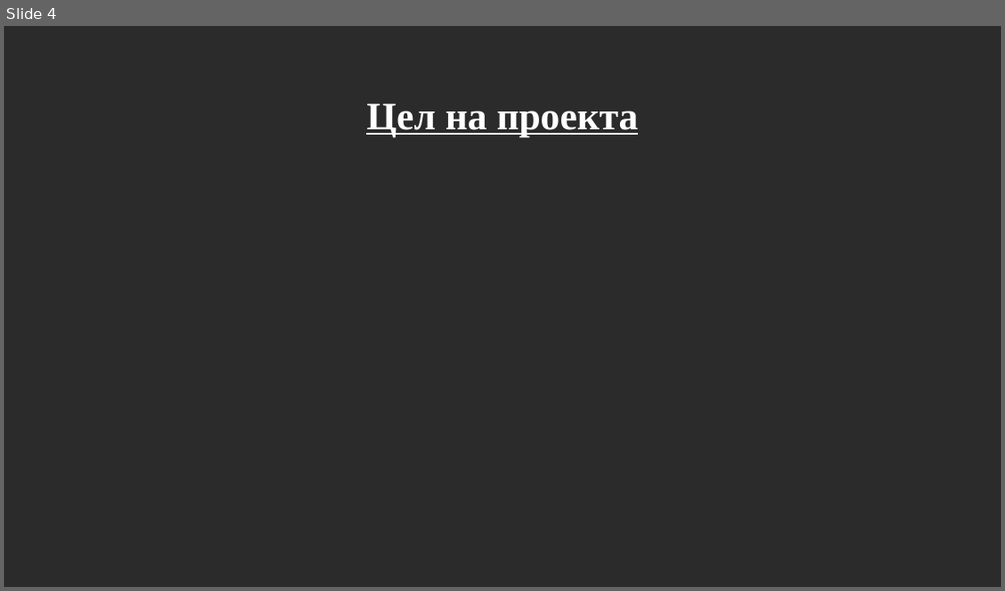
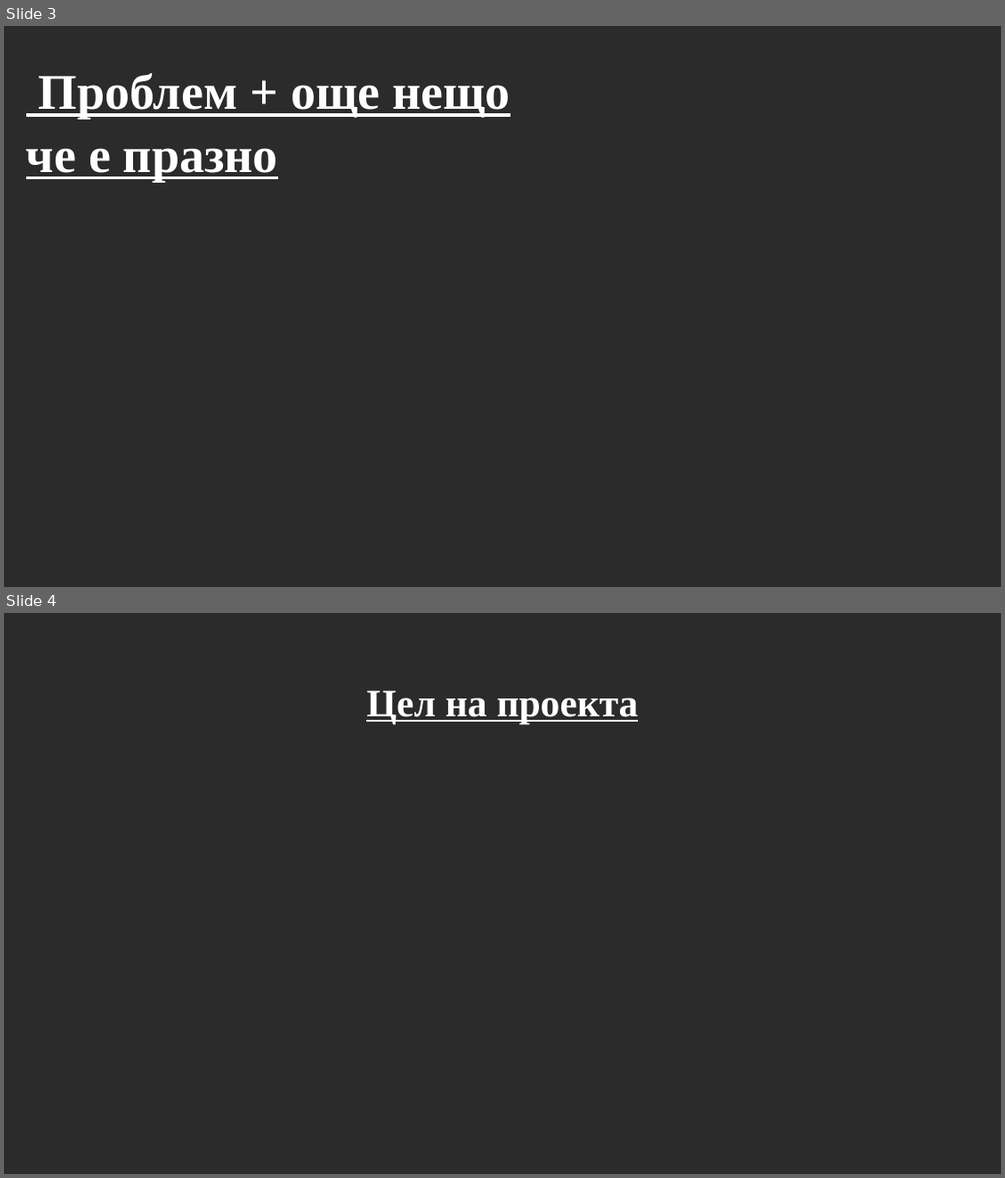
Before and after one commit to pgee-dzi2024/ThemePP_2612, a slide deck: DR/Защита.pptx. Shown one above the other, each under a label of ours: slide 4 before the commit, slides 3 and 4 after it. The pictures are 1005x591 and 1005x1178 pixels, drawn with LibreOffice and Linux fonts; fonts in the diff are those of the drawing; background and template pictures are left out; a plain dark background stands for a picture behind light text. Boxes give left, top, right and bottom in pixels: in the first picture for what was removed or moved away, otherwise in the second. Text is boxed around its words. In the diff, an @@ line names an element or a change of style, - is before the commit and + after.

```diff
--- a/DR/Защита.pptx
+++ b/DR/Защита.pptx
@@ slide 3 added at (x1=4, y1=26, x2=1001, y2=587), background picture (left out) @@
@@ text added at (x1=26, y1=73, x2=510, y2=181), 36 pt, text #FFFFFF, bold, underline @@
+Проблем + още нещо че е празно
```
Also in this commit, not shown: 1 slide changed, 1 other slide added, 2 slides removed.
